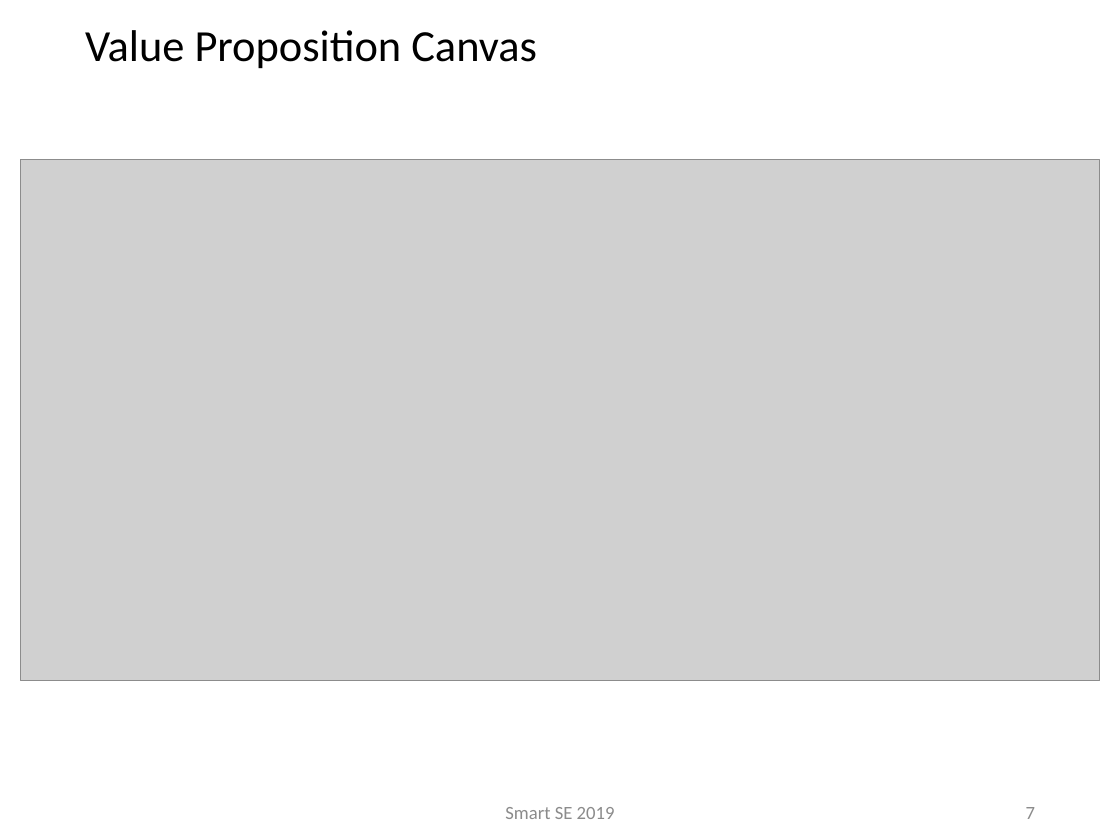
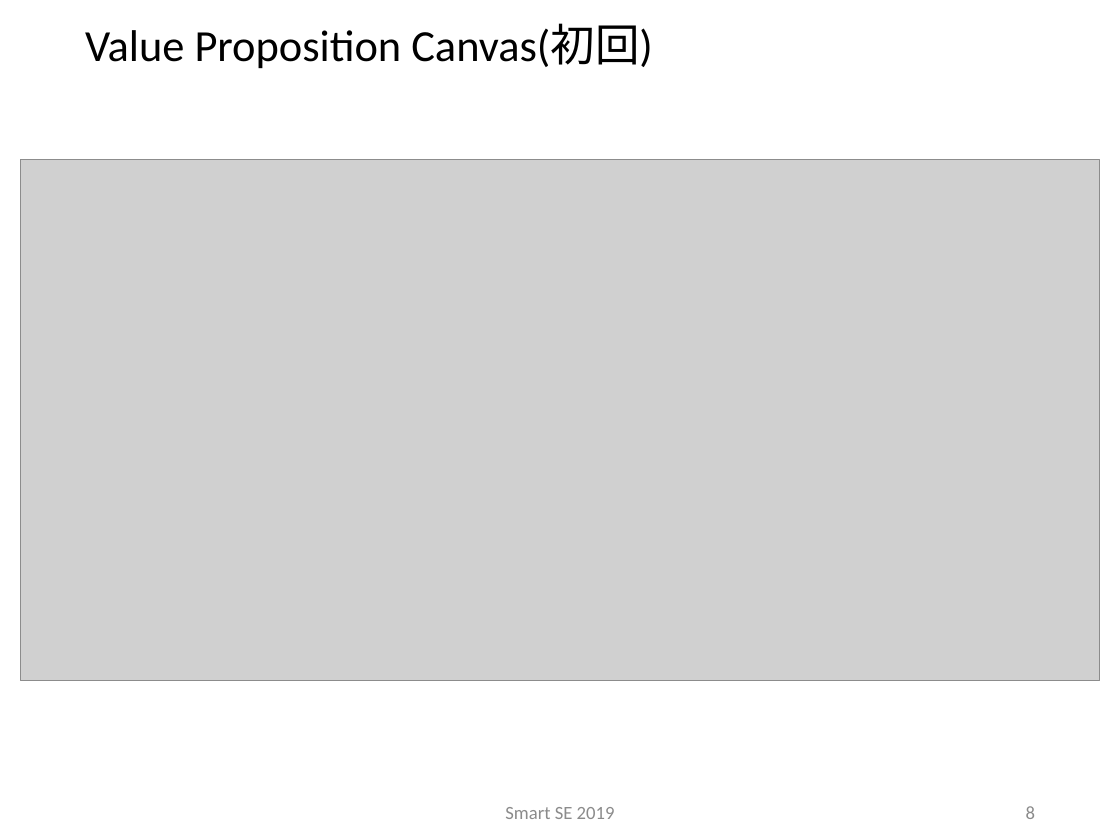
Before and after one commit to sakai-memoru/smartse19, a slide deck: slide 8 of _project_docs/SSE19_SPP.pptx (slide 7 before the commit). Drawn at 1120x840 pixels with LibreOffice and Linux fonts; fonts in the diff are those of the drawing; grey boxes stand for pictures; background and template pictures are left out. Boxes give left, top, right and bottom in pixels: in the first picture for what was removed or moved away, otherwise in the second. Text is boxed around its words. In the diff, an @@ line names an element or a change of style, - is before the commit and + after.

```diff
--- a/_project_docs/SSE19_SPP.pptx
+++ b/_project_docs/SSE19_SPP.pptx
@@ title at box(85, 24, 653, 69): text changed @@
-Value Proposition Canvas
+Value Proposition Canvas(初回)
@@ page number at box(1026, 806, 1035, 819): text changed @@
-7
+8
```
Also in this commit, not shown: 3 other slides changed, 2 slides added, 5 other files.
